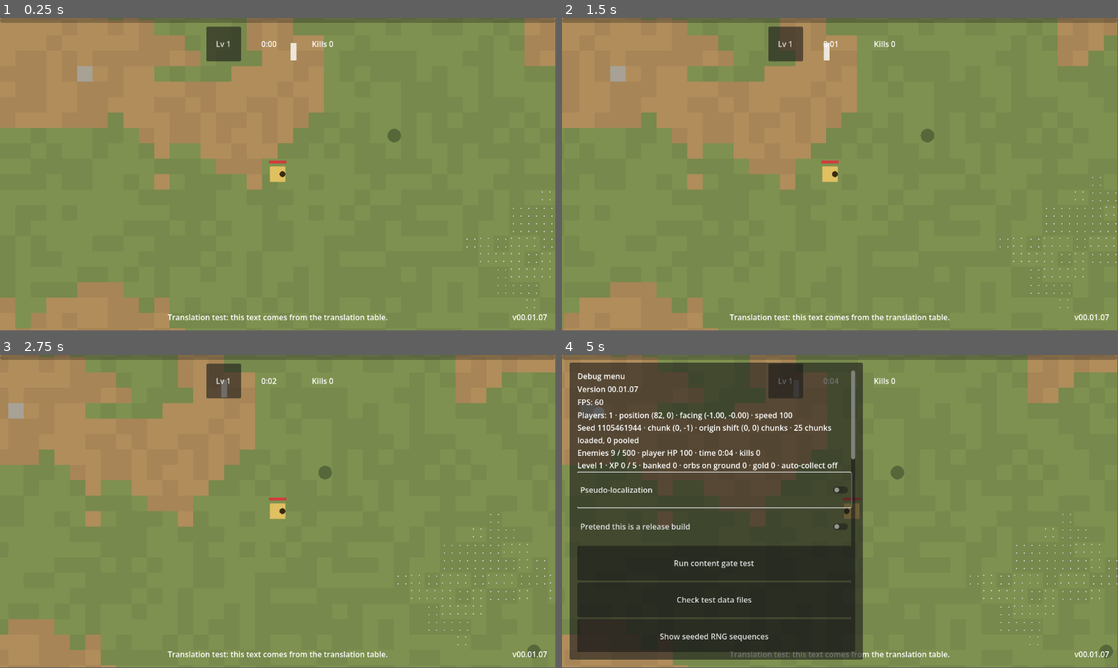
Above: before the commit, frames 1-4 (two rows, left to right).
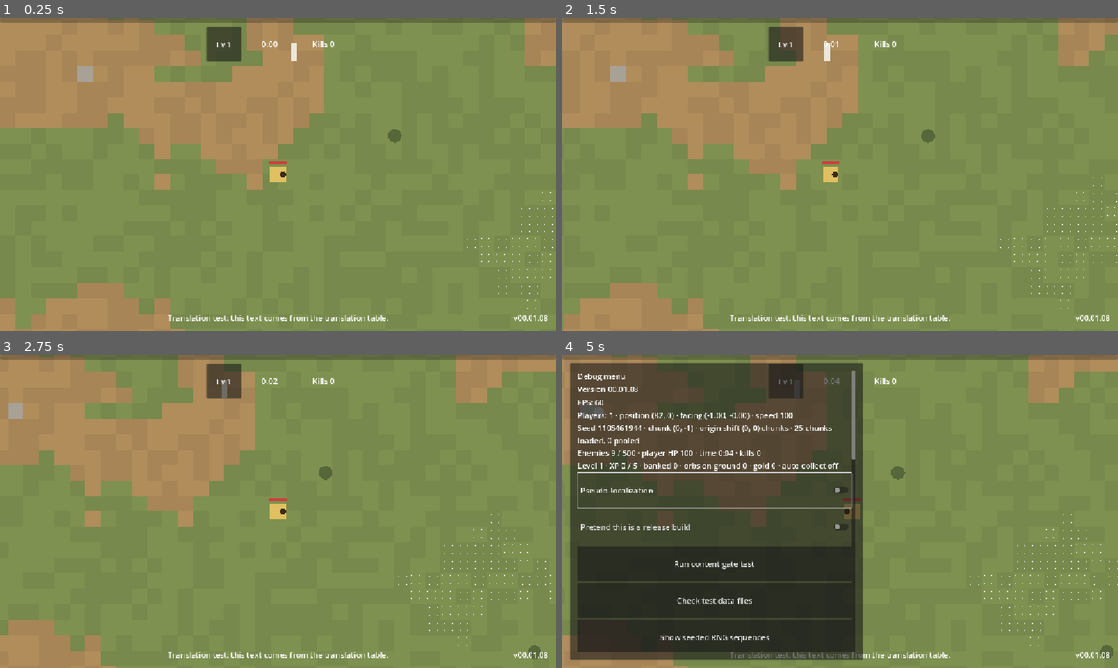
Above: after the commit, the same moments.

Repository: Zephino/Mythriven
Game: Godot game, scene res://scenes/main.tscn
The game is run twice, just before and just after one commit, with the same random seed, the same clock (stepped at 60 frames per second) and the same inputs.
Inputs (mouse positions are in pixels of both pictures, inside the frame that each line leads up to):
- Up to frame 1 (0.25 s): no input
- Up to frame 2 (1.5 s): click "Lv 1" at 0.5 s; tap Enter at 1.25 s; move the mouse to (962, 158) at 1.27 s; hold D (move_right) from 1.28 s (still down); hold Tab (level_badge) from 1.28 s (still down); click (962, 158) at 1.42 s
- Up to frame 3 (2.75 s): release D (move_right) at 2 s; release Tab (level_badge) at 2 s; drag from (166, 527) to (250, 574) at 2.02 s
- Up to frame 4 (5 s): move the mouse to (895, 442) at 2.77 s; hold D (move_right) 2.78-3.5 s; tap Alt at 2.85 s; drag from (812, 574) to (673, 464) at 3.52 s; move the mouse to (1006, 558) at 4.27 s; hold A (move_left) from 4.28 s (still down); hold Tab (level_badge) from 4.28 s (still down); tap F1 (debug_menu) at 4.9 s
In our replay, the window is 799x449 before the commit and 800x450 after it. These sizes can differ from the game's own. Grey fills any space a smaller window leaves; there, only what the larger window draws over its background counts as a difference.

The runs differ from the first frame. In frame 1, 1.3% of the frame differs, in the area x 0-100%, y 0-100%; in frame 2, 1.5%; in frame 3, 1.3%; in frame 4, 4.9%.

Commit message:
v00.01.08 Fix: scale the game to fit phone screens
Use a 1152x648 design size with canvas_items stretch and expand aspect
so menus, HUD, buttons, and the world scale with the screen, and convert
the phone safe area into game coordinates for the joystick and debug menu.

Co-Authored-By: Claude Opus 5.5 <noreply@anthropic.com>
Claude-Session: https://claude.ai/code/session_015nF5Mw8v9R2Etpth2EQKF7

Diff:
--- a/project.godot
+++ b/project.godot
@@ -11,7 +11,7 @@
 [application]
 
 config/name="Mythriven"
-config/version="00.01.07"
+config/version="00.01.08"
 run/main_scene="res://scenes/main.tscn"
 config/features=PackedStringArray("4.7", "GL Compatibility")
 
@@ -28,6 +28,10 @@
 
 [display]
 
+window/size/viewport_width=1152
+window/size/viewport_height=648
+window/stretch/mode="canvas_items"
+window/stretch/aspect="expand"
 window/handheld/orientation=0
 
 [editor_plugins]
--- a/scripts/core/debug_menu.gd
+++ b/scripts/core/debug_menu.gd
@@ -225,9 +225,7 @@
 
 ## Keeps the menu clear of notches and rounded corners on phones.
 func _safe_area_offset() -> Vector2:
-	if not OS.has_feature("mobile"):
-		return Vector2.ZERO
-	return Vector2(DisplayServer.get_display_safe_area().position)
+	return SafeArea.rect(get_viewport()).position
 
 
 # --- Phase 1 tests -------------------------------------------------------------
--- /dev/null
+++ b/scripts/ui/safe_area.gd
@@ -0,0 +1,19 @@
+class_name SafeArea
+extends RefCounted
+## The part of the screen clear of notches and rounded corners, in the game's
+## own (scaled) coordinates. On PC this is simply the whole view.
+
+
+static func is_handheld() -> bool:
+	return OS.has_feature("mobile") or OS.has_feature("web_android") or OS.has_feature("web_ios")
+
+
+static func rect(viewport: Viewport) -> Rect2:
+	var view: Rect2 = viewport.get_visible_rect()
+	if not is_handheld():
+		return view
+	# The phone reports the safe area in screen pixels; convert it back
+	# through the screen scaling into game coordinates.
+	var safe: Rect2 = viewport.get_final_transform().affine_inverse() * Rect2(DisplayServer.get_display_safe_area())
+	var clipped: Rect2 = view.intersection(safe)
+	return clipped if clipped.has_area() else view
--- a/scripts/ui/touch_joystick.gd
+++ b/scripts/ui/touch_joystick.gd
@@ -58,9 +58,7 @@
 func _in_joystick_area(point: Vector2) -> bool:
 	var view: Rect2 = get_viewport_rect()
 	var area := Rect2(view.position, Vector2(view.size.x * Data.cfg_float("joystick.screen_fraction"), view.size.y))
-	if OS.has_feature("mobile"):
-		var safe := Rect2(DisplayServer.get_display_safe_area())
-		area = area.intersection(safe)
+	area = area.intersection(SafeArea.rect(get_viewport()))
 	return area.has_point(point)
 
 
Not shown, changed: CHANGELOG.md
Not shown, changed: VERSION
Not shown, changed: docs/AI_STATUS.md
Not shown, changed: docs/DECISIONS.md
Not shown, changed: docs/PROGRESS.md
